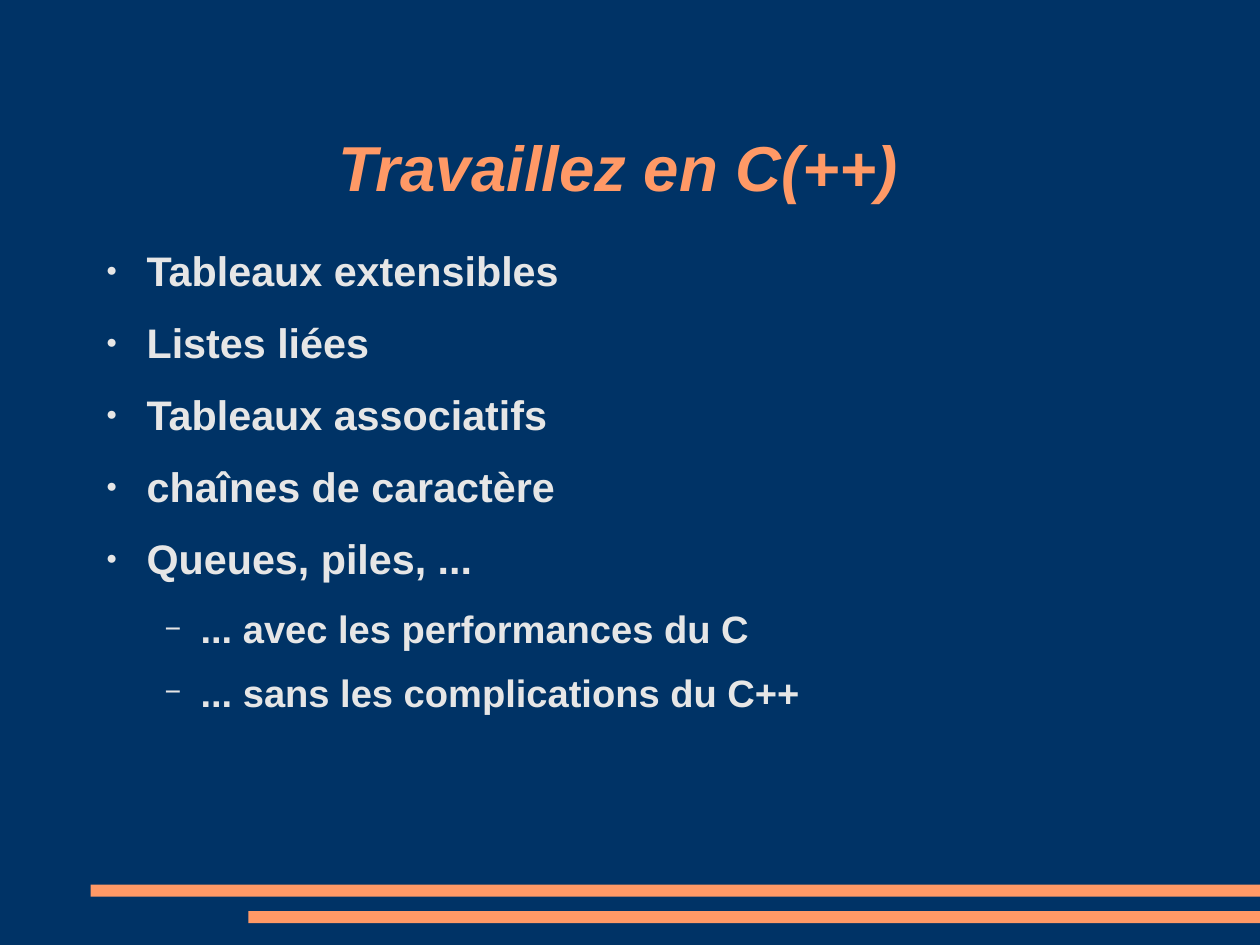
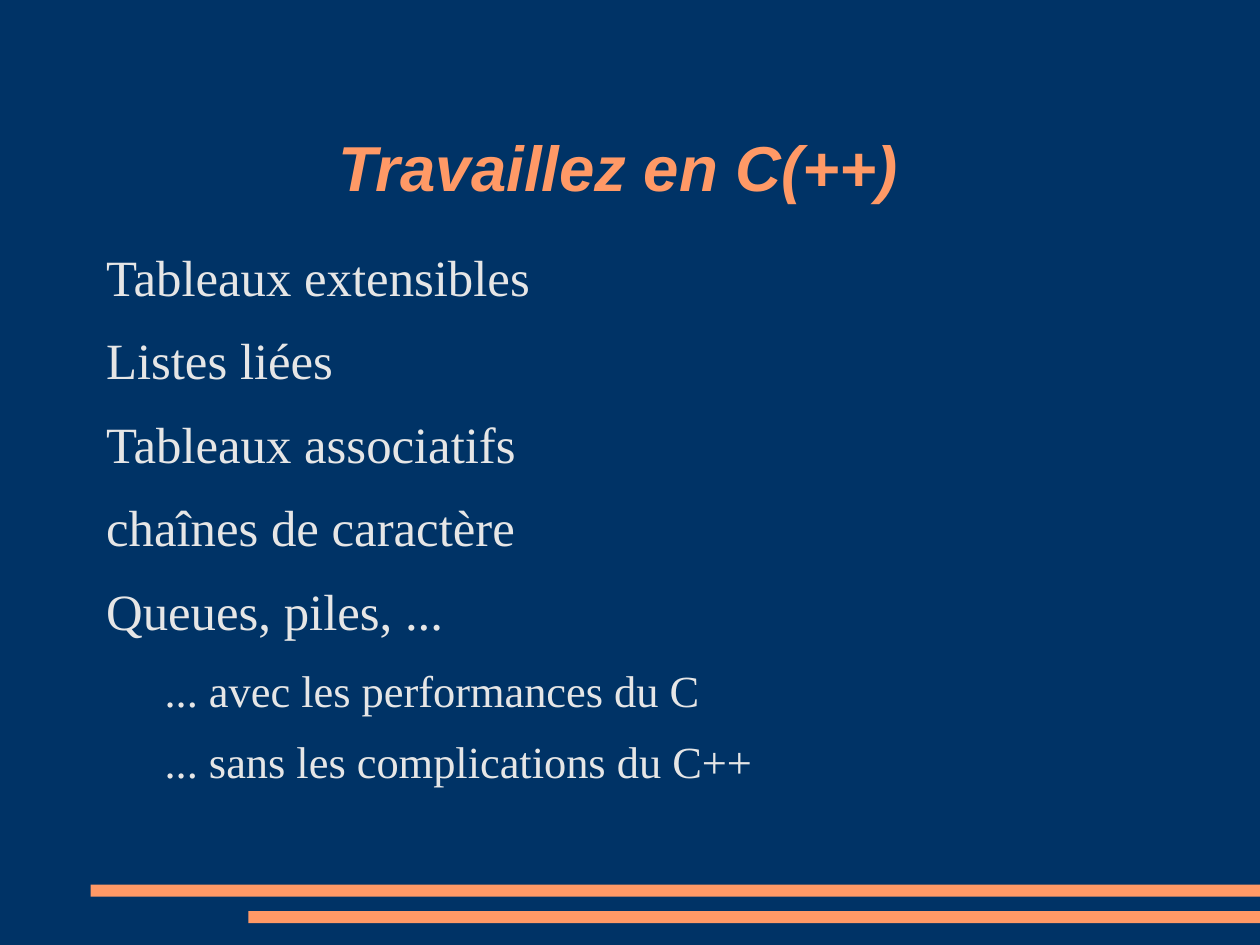
Before and after one commit to manu5801/cours-cplusplus, a slide deck: slide 2 of stl/stl.odp (slide 3 before the commit). Drawn at 1260x945 pixels with LibreOffice and Linux fonts; fonts in the diff are those of the drawing. Boxes give left, top, right and bottom in pixels: in the first picture for what was removed or moved away, otherwise in the second. Text is boxed around its words. In the diff, an @@ line names an element or a change of style, - is before the commit and + after.

```diff
--- a/stl/stl.odp
+++ b/stl/stl.odp
@@ text "Tableaux extensibles" at <box>106,260,752,787</box>: size 26 to 32 pt in "Tableaux extensibles", "Listes liées", "Tableaux associatifs", "chaînes de caractère" and 1 more places; font Arial to Times New Roman, bold off; size 24 to 28 pt in "... avec les performances du C", "... sans les complications du C++"; bullet ● to none; bullet − to none; list level 2 to 1 in "... avec les performances du ..."; list level 2 to 1 in "... sans les complications du ..." @@
```
Also in this commit, not shown: 20 other slides changed, 2 slides added, 3 slides removed, 9 other files.
